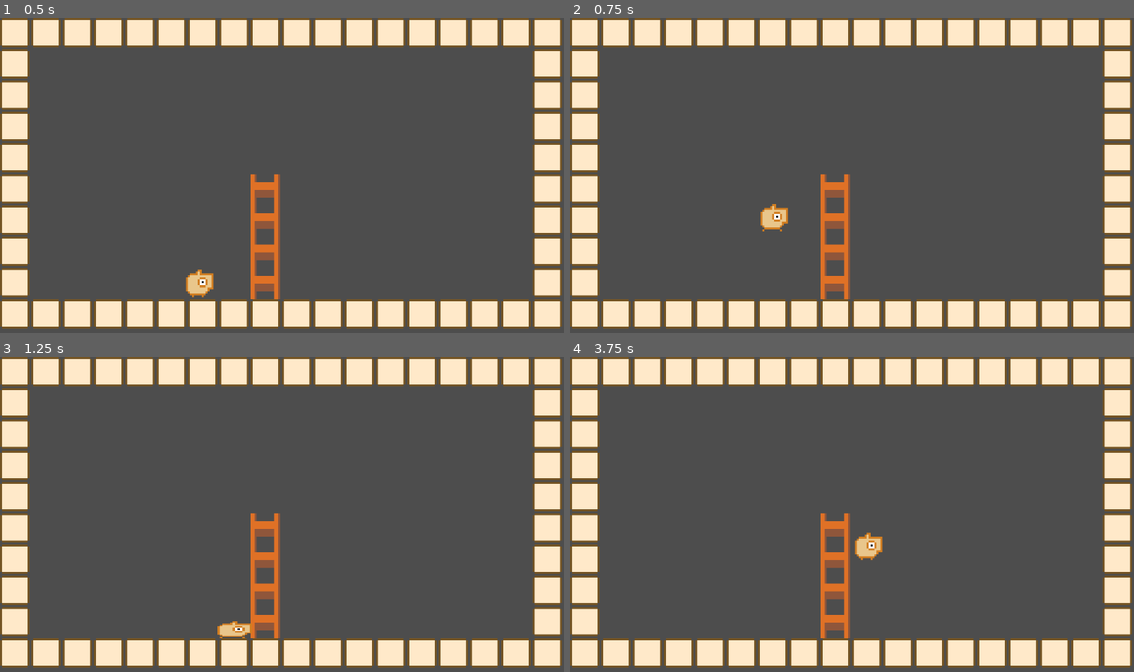
Above: before the commit, frames 1-4 (two rows, left to right).
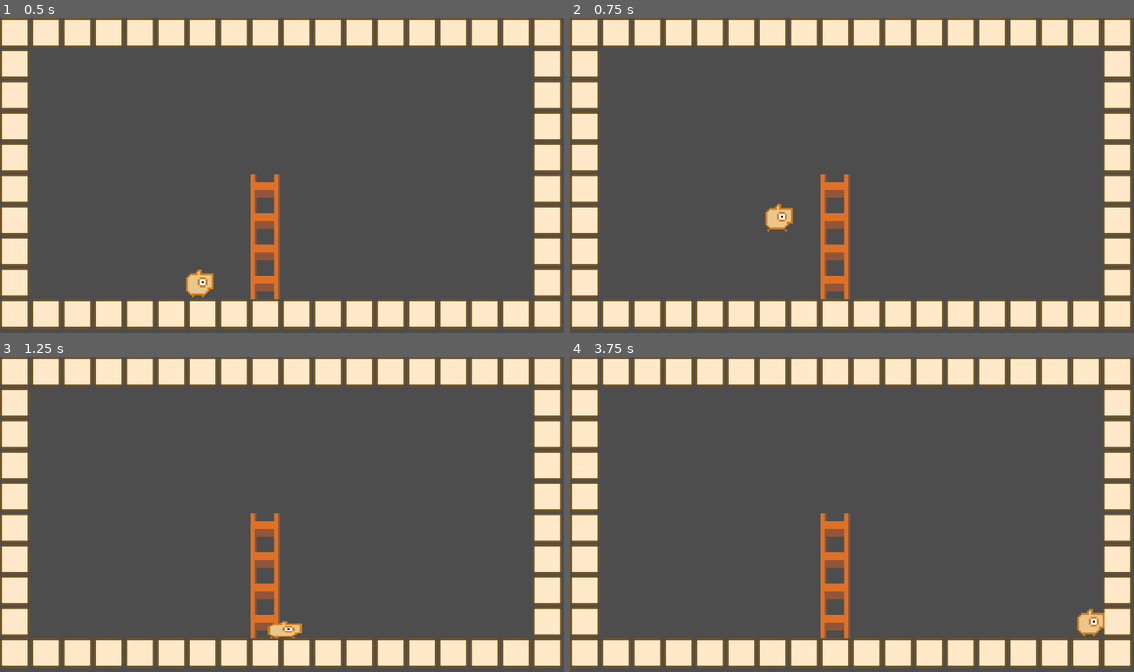
Above: after the commit, the same moments.

Repository: syun77/gd_inovania
Game: Godot game, scene res://Main.tscn
Same seed, same stepped clock (60 frames per second), same inputs: the game is played once before the commit and once after it.
Inputs (mouse positions are in pixels of both pictures, inside the frame that each line leads up to):
- Up to frame 1 (0.5 s): no input
- Up to frame 2 (0.75 s): move the mouse to (976, 159) at 0.52 s; hold Right (ui_right) from 0.53 s (still down); hold Space (action) from 0.53 s (still down)
- Up to frame 3 (1.25 s): keep holding Right (ui_right); keep holding Space (action); tap Up (ui_up) at 0.77 s
- Up to frame 4 (3.75 s): move the mouse to (739, 530) at 1.27 s; release Space (action) at 1.28 s; tap Space (action) at 1.35, 2.85 s; tap Up (ui_up) at 1.52, 3.02 s; move the mouse to (908, 445) at 2.02 s; release Right (ui_right) at 2.03 s; hold Left (ui_left) 2.03-2.78 s; hold Space (action) 2.03-2.78 s; move the mouse to (823, 577) at 2.77 s; hold Right (ui_right) from 2.78 s (still down); move the mouse to (1021, 561) at 3.52 s; hold Space (action) from 3.53 s (still down)

Frame 1 is identical in both runs. In frame 2, 0.3% of the frame differs, in the area x 33-40%, y 59-68%; in frame 3, 0.5%; in frame 4, 0.7%, in the area x 50-95%, y 55-89%.

Commit message:
はしご実装中

Diff:
--- a/gd_inovania/project.godot
+++ b/gd_inovania/project.godot
@@ -20,6 +20,10 @@
 Common="*res://src/common/Common.gd"
 Ease="*res://src/common/Ease.gd"
 
+[editor]
+
+movie_writer/movie_file="../movie.avi"
+
 [input]
 
 action={
--- a/gd_inovania/src/player/Player.gd
+++ b/gd_inovania/src/player/Player.gd
@@ -172,6 +172,7 @@
 	# 移動状態の更新.
 	_update_move_state()
 
+	# スケールアニメの更新
 	_update_jump_scale_anim(delta)
 
 	if _is_landing():
@@ -321,7 +322,7 @@
 	var MOVE_SPEED = _config.move_speed
 	var AIR_ACC_RATIO = _config.air_acc_ratio
 
-	if is_on_floor() == false:
+	if _is_in_the_air() == false:
 		# 空中移動.
 		velocity.x = velocity.x * (1.0 - AIR_ACC_RATIO) + dir * MOVE_SPEED * AIR_ACC_RATIO
 		return
@@ -450,6 +451,9 @@
 			if _can_grab_ladder() == false:
 				# はしごから離れた.
 				_move_state = eMoveState.AIR
+				velocity.y = 0
+			elif is_on_floor():
+				_move_state = eMoveState.LANDING
 		eMoveState.AIR:
 			if is_on_floor():
 				_move_state = eMoveState.LANDING
@@ -467,6 +471,10 @@
 # 着地しているかどうか.
 func _is_landing() -> bool:
 	return _move_state == eMoveState.LANDING
+
+# 空中かどうか.
+func _is_in_the_air() -> bool:
+	return _move_state == eMoveState.AIR
 
 # はしごを掴んでいるかどうか.
 func _is_grabbing_ladder() -> bool:
Not shown, changed: .gitignore
